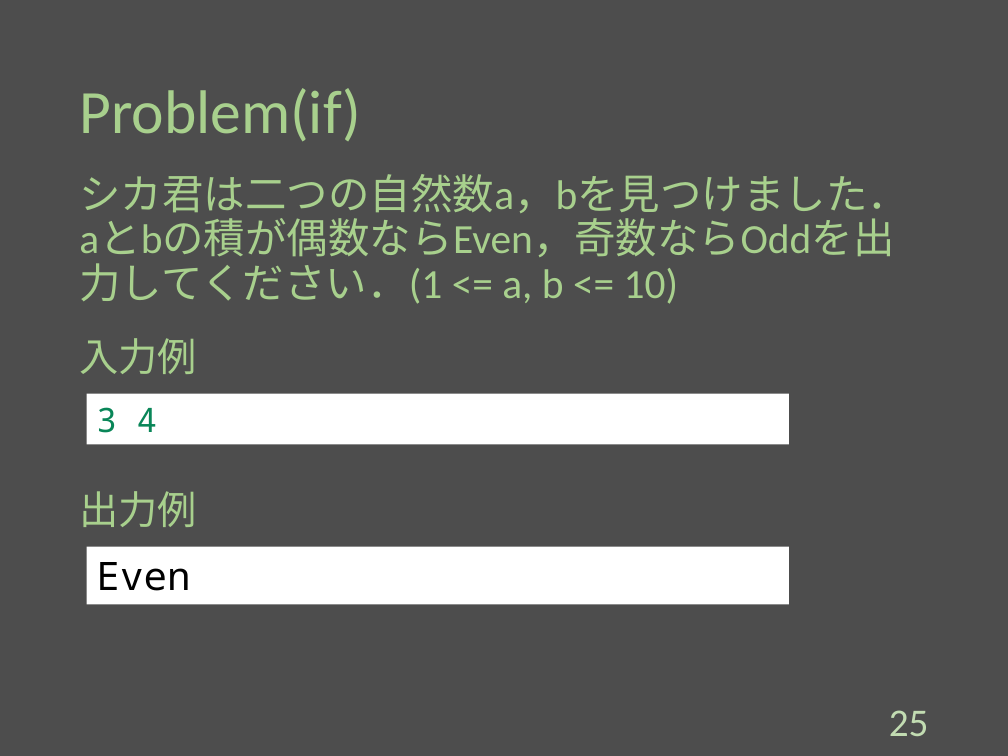
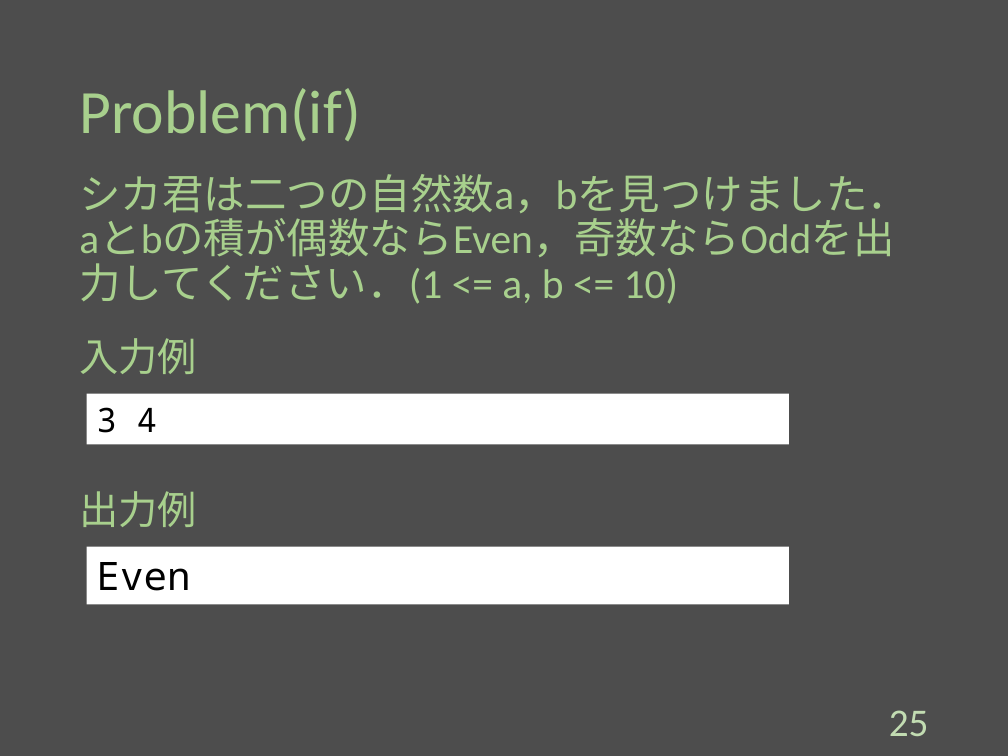
Before and after one commit to Melbeck777/program_seminar, a slide deck: slide 26 of ProgramSlide.pptx. Drawn at 1008x756 pixels with LibreOffice and Linux fonts; fonts in the diff are those of the drawing. Boxes give left, top, right and bottom in pixels: in the first picture for what was removed or moved away, otherwise in the second. Text is boxed around its words. In the diff, an @@ line names an element or a change of style, - is before the commit and + after.

```diff
--- a/ProgramSlide.pptx
+++ b/ProgramSlide.pptx
@@ rectangle "3 4" at (87,393,789,444): text colour #098658 to #000000 @@
```
Also in this commit, not shown: 6 other slides changed.
